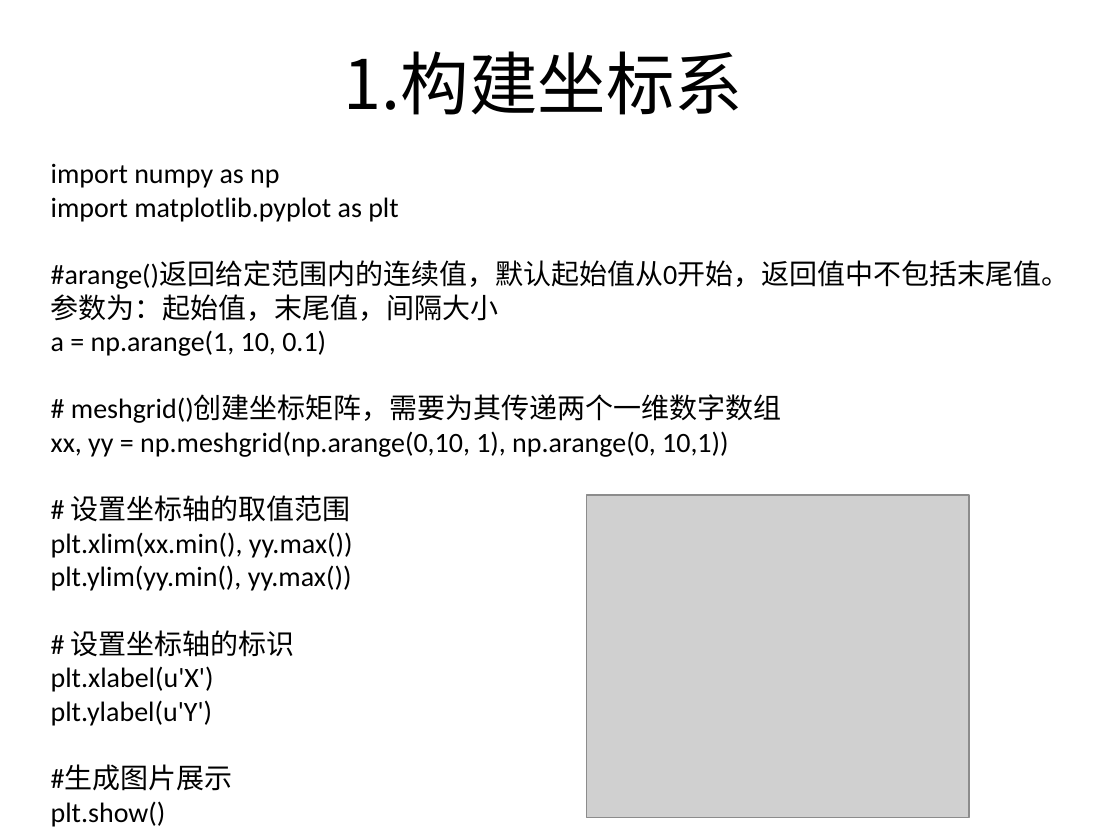
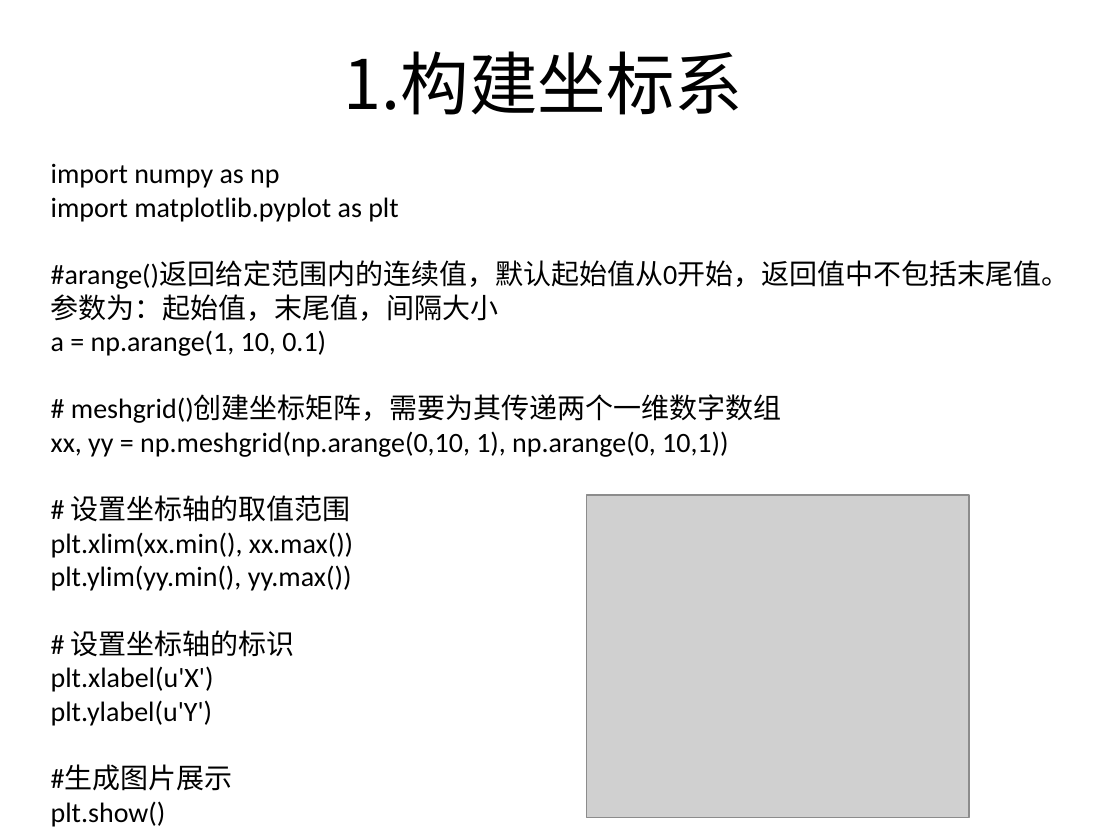
Before and after one commit to BattalionCommander/Python, a slide deck: slide 9 of cls_23聚类算法.pptx. Drawn at 1120x840 pixels with LibreOffice and Linux fonts; fonts in the diff are those of the drawing; grey boxes stand for pictures; background and template pictures are left out. Boxes give left, top, right and bottom in pixels: in the first picture for what was removed or moved away, otherwise in the second. Text is boxed around its words. In the diff, an @@ line names an element or a change of style, - is before the commit and + after.

```diff
--- a/cls_23聚类算法.pptx
+++ b/cls_23聚类算法.pptx
@@ text at (x1=51, y1=495, x2=353, y2=827): text changed @@
-# 设置坐标轴的取值范围
-plt.xlim(xx.min(), yy.max())
-plt.ylim(yy.min(), yy.max())
-# 设置坐标轴的标识
-plt.xlabel(u'X')
-plt.ylabel(u'Y')
-#生成图片展示
-plt.show()
+# 设置坐标轴的取值范围
+plt.xlim(xx.min(), xx.max())
+plt.ylim(yy.min(), yy.max())
+# 设置坐标轴的标识
+plt.xlabel(u'X')
+plt.ylabel(u'Y')
+#生成图片展示
+plt.show()
```
Also in this commit, not shown: 8 other slides changed, 1 slide added, 1 other file.
